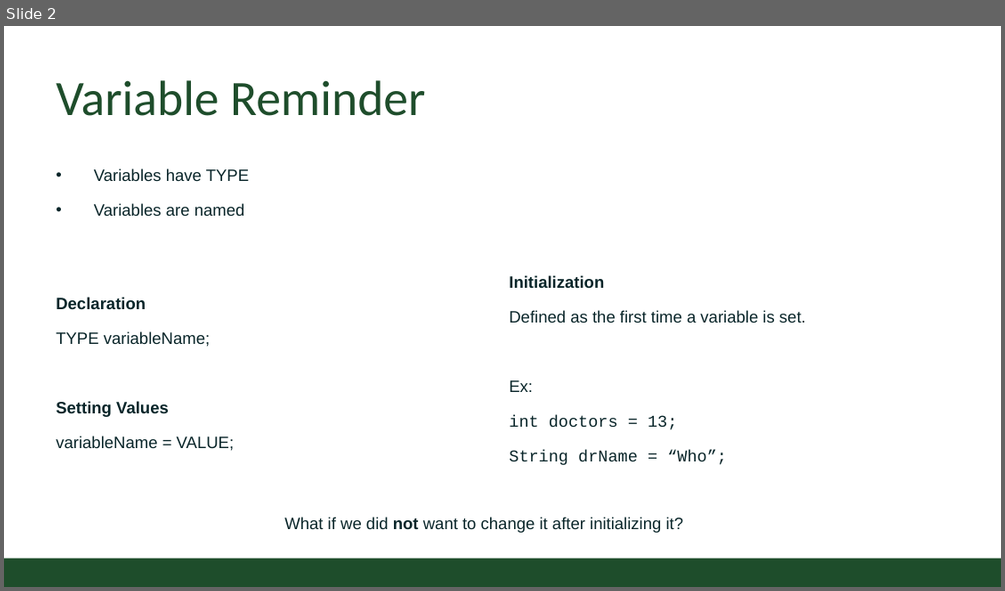
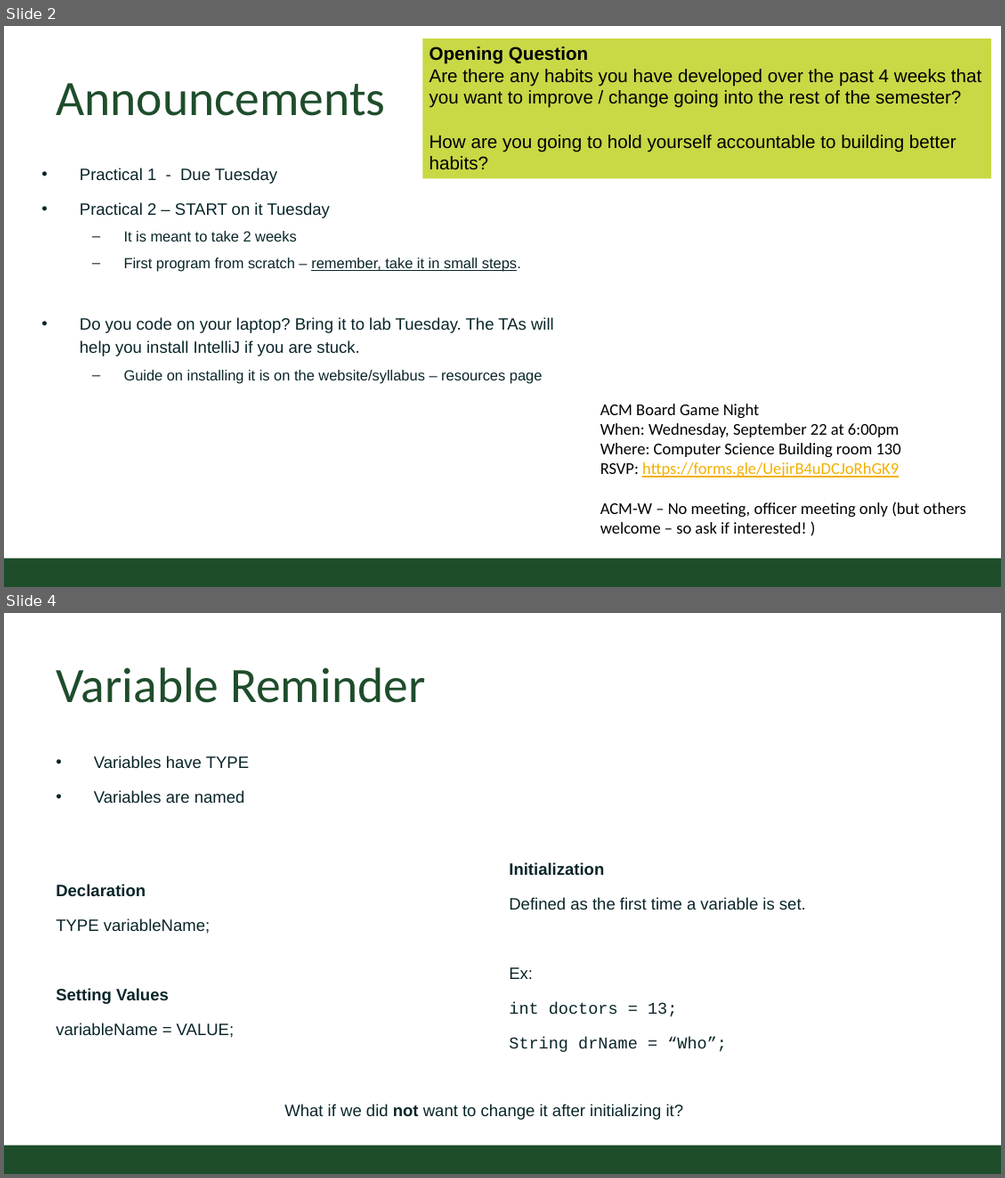
Before and after one commit to CSU-CompSci-CS163-4/Handouts, a slide deck: slides/On-Campus/05_01_Final_Types_Modulo.pptx. Shown one above the other, each under a label of ours: slide 2 before the commit, slides 2 and 4 after it; the slides between them are not shown. The pictures are 1005x591 and 1005x1178 pixels, drawn with LibreOffice and Linux fonts; fonts in the diff are those of the drawing; background and template pictures are left out. Boxes give left, top, right and bottom in pixels: in the first picture for what was removed or moved away, otherwise in the second. Text is boxed around its words. In the diff, an @@ line names an element or a change of style, - is before the commit and + after.

```diff
--- a/slides/On-Campus/05_01_Final_Types_Modulo.pptx
+++ b/slides/On-Campus/05_01_Final_Types_Modulo.pptx
@@ slide 2 added at (4, 26, 1001, 587), background #FFFFFF; not listed: 1 template element that a slide beside it also shows @@
@@ rectangle added at (423, 38, 992, 178), fill #C9D845, 20 pt, text #000000 @@
+Opening Question
+Are there any habits you have developed over the past 4 weeks that you want to improve / change going into the rest of the semester?
+How are you going to hold yourself accountable to building better habits?
@@ title added at (56, 83, 385, 116), 54 pt, text #1E4D2B @@
+Announcements
@@ text added at (80, 168, 554, 383), 18 pt, text #092529 @@
+• Practical 1 - Due Tuesday
+• Practical 2 – START on it Tuesday
+  – It is meant to take 2 weeks
+  – First program from scratch – remember, take it in small steps.
+• Do you code on your laptop? Bring it to lab Tuesday. The TAs will help you install IntelliJ if you are stuck.
+  – Guide on installing it is on the website/syllabus – resources page
@@ text added at (600, 403, 966, 533), 18 pt, text #000000 @@
+ACM Board Game Night
+When: Wednesday, September 22 at 6:00pm
+Where: Computer Science Building room 130
+RSVP: https://forms.gle/UejirB4uDCJoRhGK9
+ACM-W – No meeting, officer meeting only (but others welcome – so ask if interested! )
@@ what was slide 2 is now slide 4 @@
```
Also in this commit, not shown: 1 slide changed, 2 other slides added.
